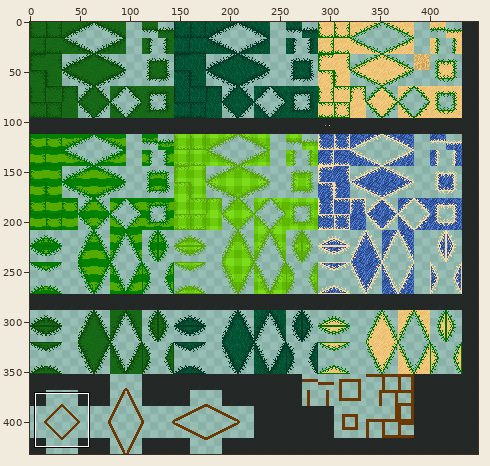
File history of a sprite sheet, Assets/Sprites/GolfSprites/Nature/grass-tiles.png. The picture above shows the old version from afar; the outline marks the close-up.
Close-up. Earlier state:
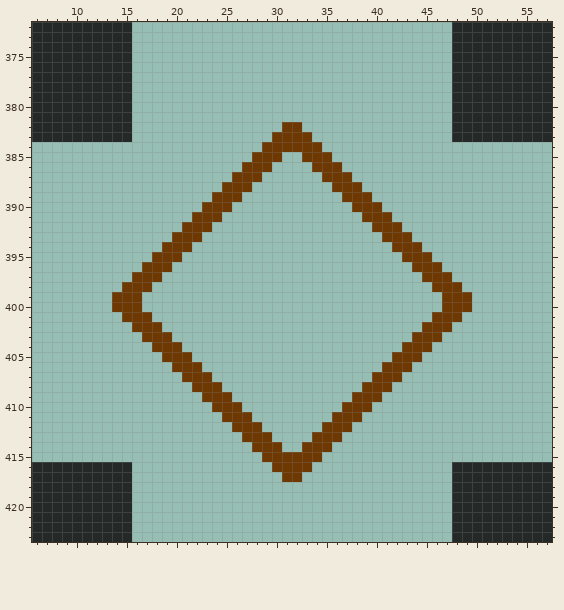
The file is 448x432 pixels. Colours within 5 levels of each other are drawn and written as one. Shown: x 6..57, y 372..423.
Now the later version:
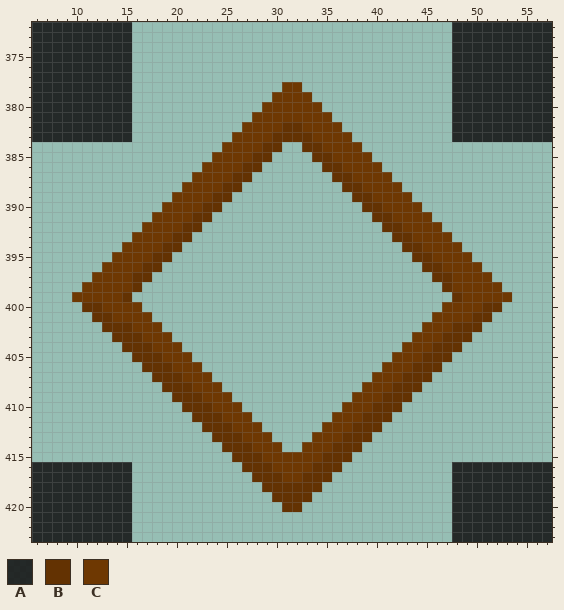
Palette (. is transparent): A #151515e1  B #633202  C #6e3802
Change:
Changed rows in their new state; - is an unchanged pixel.
first column x 10:
378 ---------------------CC---------------------
379 --------------------CCCC--------------------
380 -------------------CCCCCC-------------------
381 ------------------CCCCCCCC------------------
382 -----------------CCCCBBCCCC-----------------
383 ----------------CCCCBBBBCCCC----------------
384 ---------------CCCCBB..BBCCCC---------------
385 --------------CCCCBB.--.BBCCCC--------------
386 -------------CCCCBB.----.BBCCCC-------------
387 ------------CCCCBB.------.BBCCCC------------
388 -----------CCCCBB.--------.BBCCCC-----------
389 ----------CCCCBB.----------.BBCCCC----------
390 ---------CCCCBB.------------.BBCCCC---------
391 --------CCCCBB.--------------.BBCCCC--------
392 -------CCCCBB.----------------.BBCCCC-------
393 ------CCCCBB.------------------.BBCCCC------
394 -----CCCCBB.--------------------.BBCCCC-----
395 ----CCCCBB.----------------------.BBCCCC----
396 ---CCCCBB.------------------------.BBCCCC---
397 --CCCCBB.--------------------------.BBCCCC--
398 -CCCC-B.----------------------------.B-CCCC-
399 CCCC-B.------------------------------.B-CCCC
400 -BBC------------------------------------CBB-
401 --BBC----------------------------------CBB--
402 ---BBB--------------------------------BBB---
403 ----BBB------------------------------BBB----
404 -----BBB----------------------------BBB-----
405 ------BBB--------------------------BBB------
406 -------BBB------------------------BBB-------
407 --------BBB----------------------BBB--------
408 ---------BBB--------------------BBB---------
409 ----------BBB------------------BBB----------
410 -----------BBB----------------BBB-----------
411 ------------BBB--------------BBB------------
412 -------------BBB------------BBB-------------
413 --------------BBB----------BBB--------------
414 ---------------BBB--------BBB---------------
415 ----------------BBB------BBB----------------
416 -----------------BBB----BBB-----------------
417 ------------------BBB--BBB------------------
418 -------------------BBBBBB-------------------
419 --------------------BBBB--------------------
420 ---------------------BB---------------------
Boxes around the changes in both close-ups, in picture pixels (x1, y1, x2, y2):
changed: (72, 82, 512, 512)
